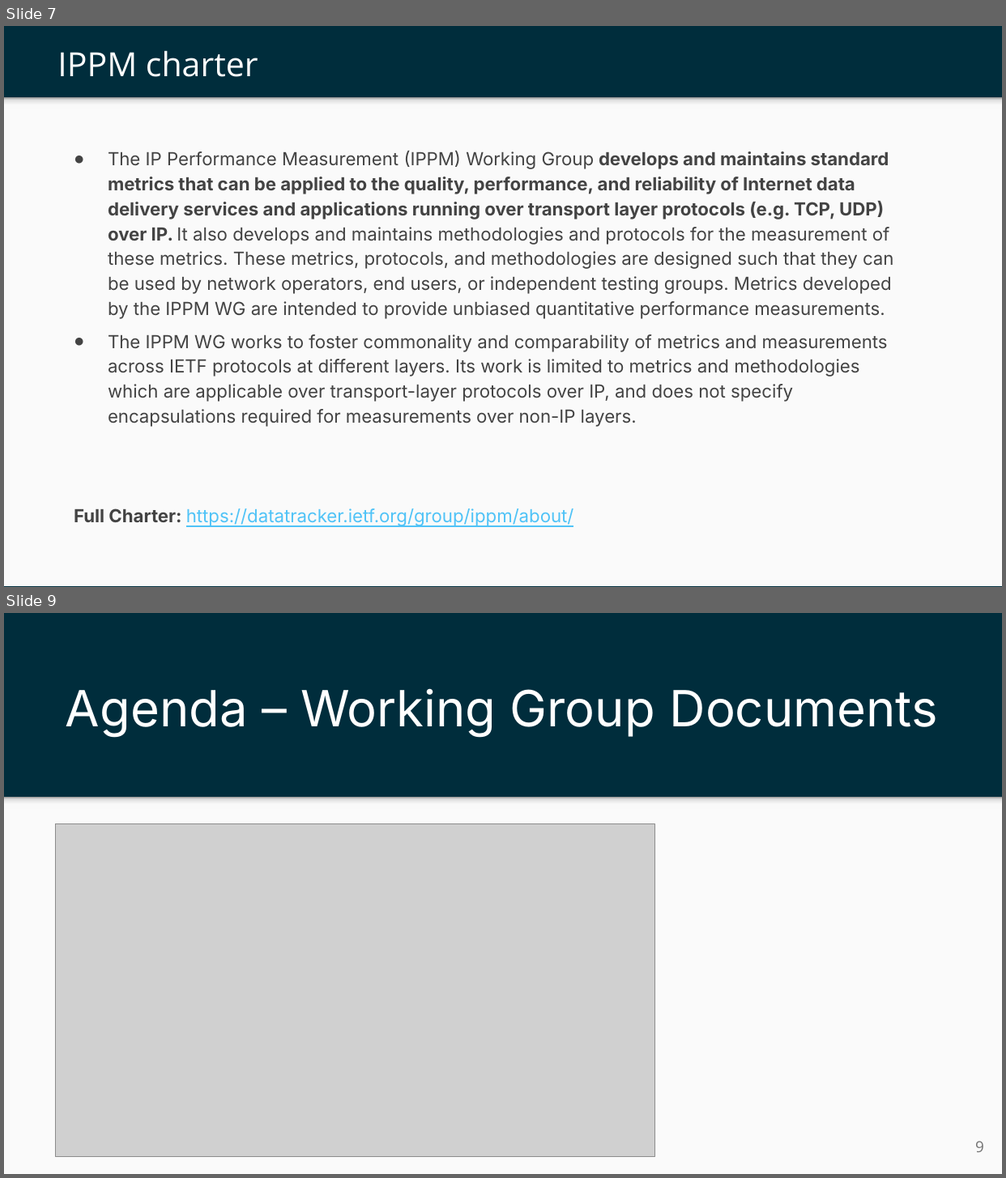
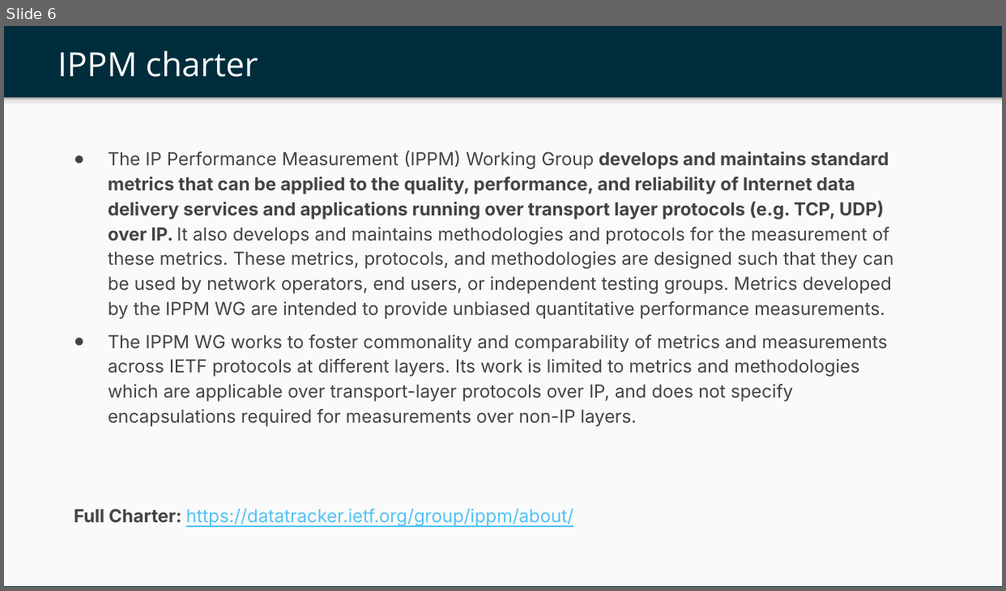
Before and after one commit to ietf-ippm/meeting-materials, a slide deck: interim-01/Slides/chair-slides-bmwg-ippm.pptx. Shown one above the other, each under a label of ours: slides 7 and 9 before the commit, slide 6 after it; the slides between them are not shown. The pictures are 1006x1178 and 1006x591 pixels, drawn with LibreOffice and Linux fonts; fonts in the diff are those of the drawing; grey boxes stand for pictures; background and template pictures are left out. Boxes give left, top, right and bottom in pixels: in the first picture for what was removed or moved away, otherwise in the second. Text is boxed around its words. In the diff, an @@ line names an element or a change of style, - is before the commit and + after.

Commit message:
created chair slides for interim and updated agenda

```diff
--- a/interim-01/Slides/chair-slides-bmwg-ippm.pptx
+++ b/interim-01/Slides/chair-slides-bmwg-ippm.pptx
@@ slide 9 removed at (x1=4, y1=613, x2=1002, y2=1174), background #002D3C @@
@@ title removed at (x1=66, y1=688, x2=938, y2=737) @@
-Agenda – Working Group Documents
@@ rectangle removed at (x1=4, y1=797, x2=1002, y2=1174) @@
@@ rectangle removed at (x1=4, y1=797, x2=1002, y2=808) @@
@@ picture removed at (x1=56, y1=824, x2=654, y2=1157) @@
@@ page number removed at (x1=975, y1=1141, x2=984, y2=1152) @@
-9
@@ what was slide 7 is now slide 6 @@
```
Also in this commit, not shown: 7 slides changed, 1 slide added, 5 other slides removed, 3 other files.
